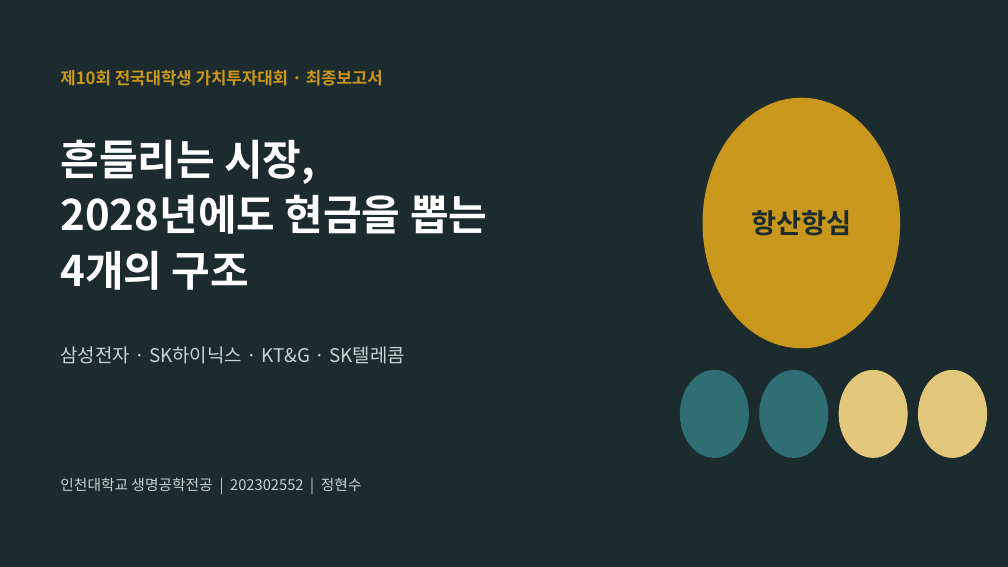
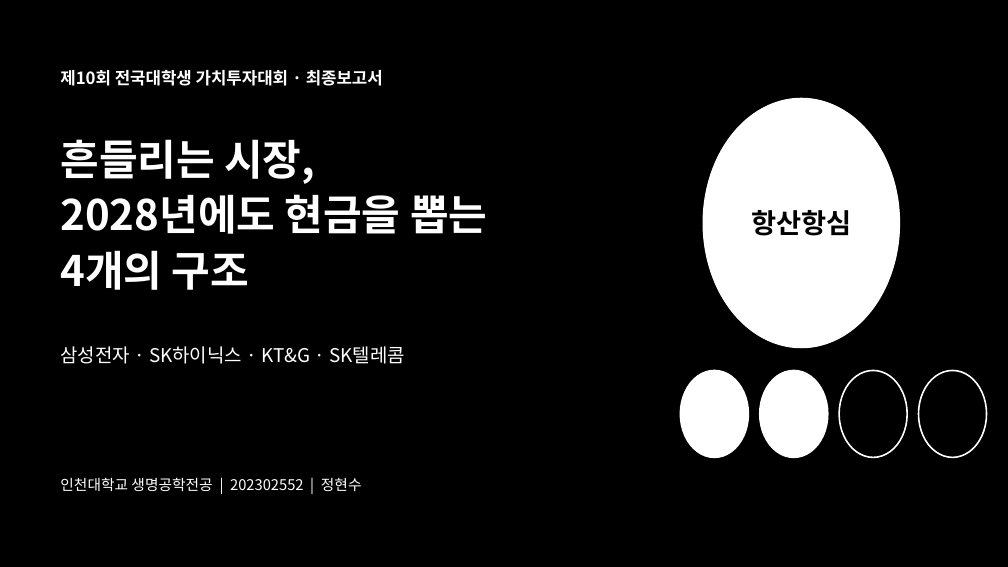
Before and after one commit to HyeonSooJ/marcap, a slide deck: slide 1 of 가치투자대회_최종보고서_정현수.pptx. Drawn at 1008x567 pixels with LibreOffice and Linux fonts; fonts in the diff are those of the drawing. Boxes give left, top, right and bottom in pixels: in the first picture for what was removed or moved away, otherwise in the second. Text is boxed around its words. In the diff, an @@ line names an element or a change of style, - is before the commit and + after.

```diff
--- a/가치투자대회_최종보고서_정현수.pptx
+++ b/가치투자대회_최종보고서_정현수.pptx
@@ background #1C2B2D to #000000 @@
@@ text "제10회 전국대학생 가치투자대회 · 최종보고서" at bbox=[60, 70, 383, 86]: text colour #C9971C to #FFFFFF @@
@@ ellipse at bbox=[703, 98, 900, 348]: fill #C9971C to #FFFFFF; outline #C9971C 1 pt to #FFFFFF 1 pt @@
@@ text "항산항심" at bbox=[751, 210, 851, 236]: text colour #1C2B2D to #000000 @@
@@ text "삼성전자 · SK하이닉스 · KT&G ..." at bbox=[60, 346, 405, 364]: text colour #C9D3D1 to #FFFFFF @@
@@ ellipse at bbox=[681, 371, 749, 457]: fill #2F6F73 to #FFFFFF; outline #2F6F73 1 pt to #FFFFFF 1.5 pt @@
@@ ellipse removed at bbox=[681, 371, 749, 457] @@
@@ ellipse at bbox=[760, 371, 828, 457]: fill #E3C77A to #FFFFFF; outline #E3C77A 1 pt to #FFFFFF 1.5 pt @@
@@ 3 ellipses: place and size @@
-3 ellipses at bbox=[760, 371, 987, 457]
+3 ellipses at bbox=[681, 371, 907, 457]
@@ ellipse at bbox=[839, 371, 907, 457]: fill #E3C77A to #000000; outline #E3C77A 1 pt to #FFFFFF 1.5 pt @@
@@ ellipse added at bbox=[919, 371, 987, 457], fill #000000, outline #FFFFFF 1.5 pt @@
@@ text "인천대학교 생명공학전공 | 202302552 | ..." at bbox=[60, 477, 362, 491]: text colour #C9D3D1 to #FFFFFF @@
```
Also in this commit, not shown: 14 other slides changed, 7 slides removed.
